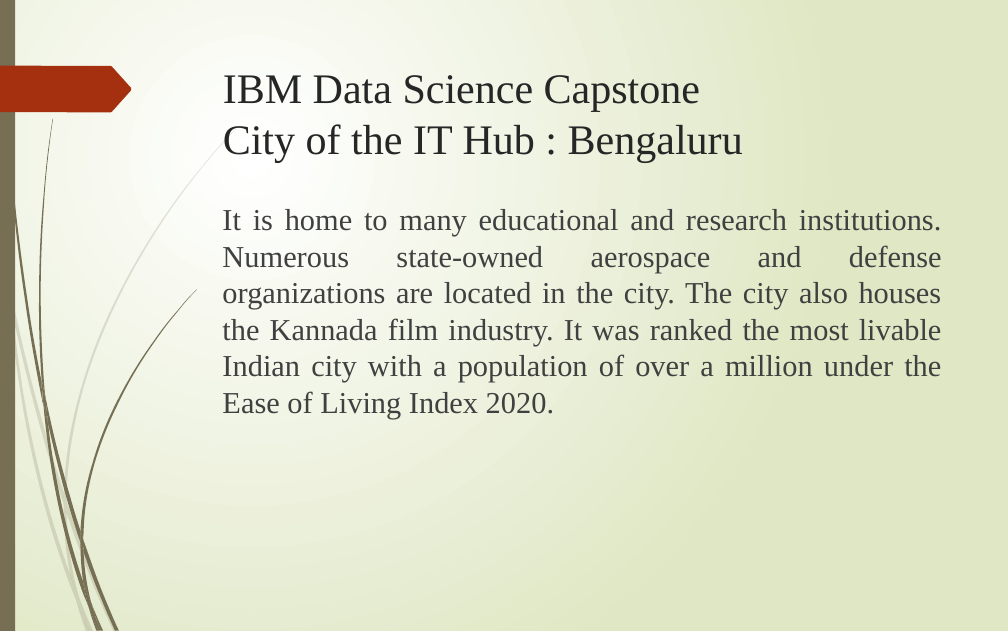
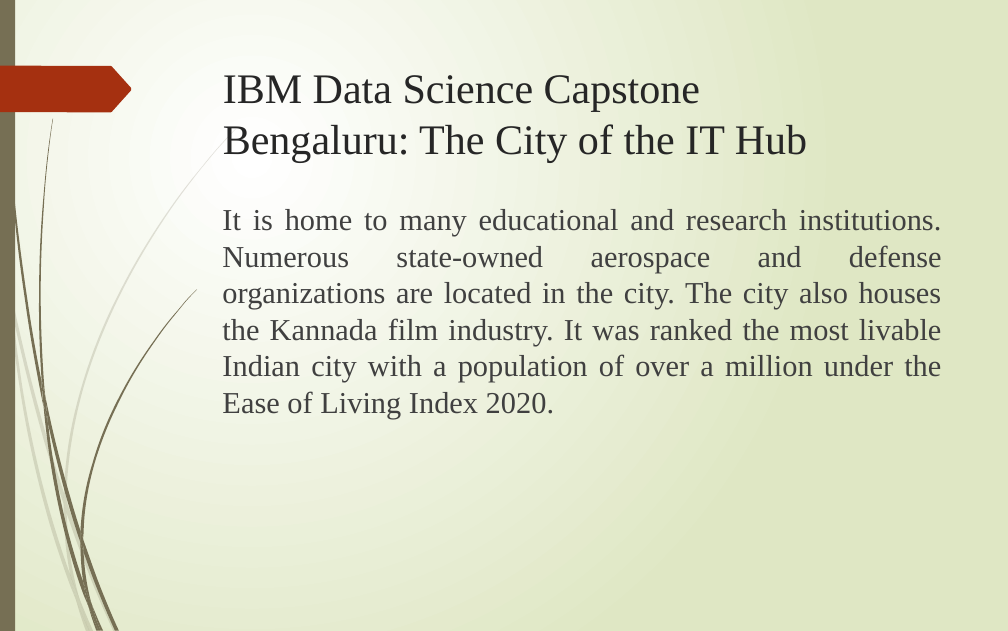
Before and after one commit to settarapramod/IBM-Data-Science-Capstone, a slide deck: slide 4 of Week 4/Capstone Project - The Battle of Neighborhoods.pptx. Drawn at 1008x631 pixels with LibreOffice and Linux fonts; fonts in the diff are those of the drawing. Boxes give left, top, right and bottom in pixels: in the first picture for what was removed or moved away, otherwise in the second. Text is boxed around its words. In the diff, an @@ line names an element or a change of style, - is before the commit and + after.

```diff
--- a/Week 4/Capstone Project - The Battle of Neighborhoods.pptx
+++ b/Week 4/Capstone Project - The Battle of Neighborhoods.pptx
@@ title at (x1=223, y1=75, x2=807, y2=163): text changed @@
-IBM Data Science Capstone
-City of the IT Hub : Bengaluru
+IBM Data Science Capstone
+Bengaluru: The City of the IT Hub
```
Also in this commit, not shown: 3 other slides changed.
